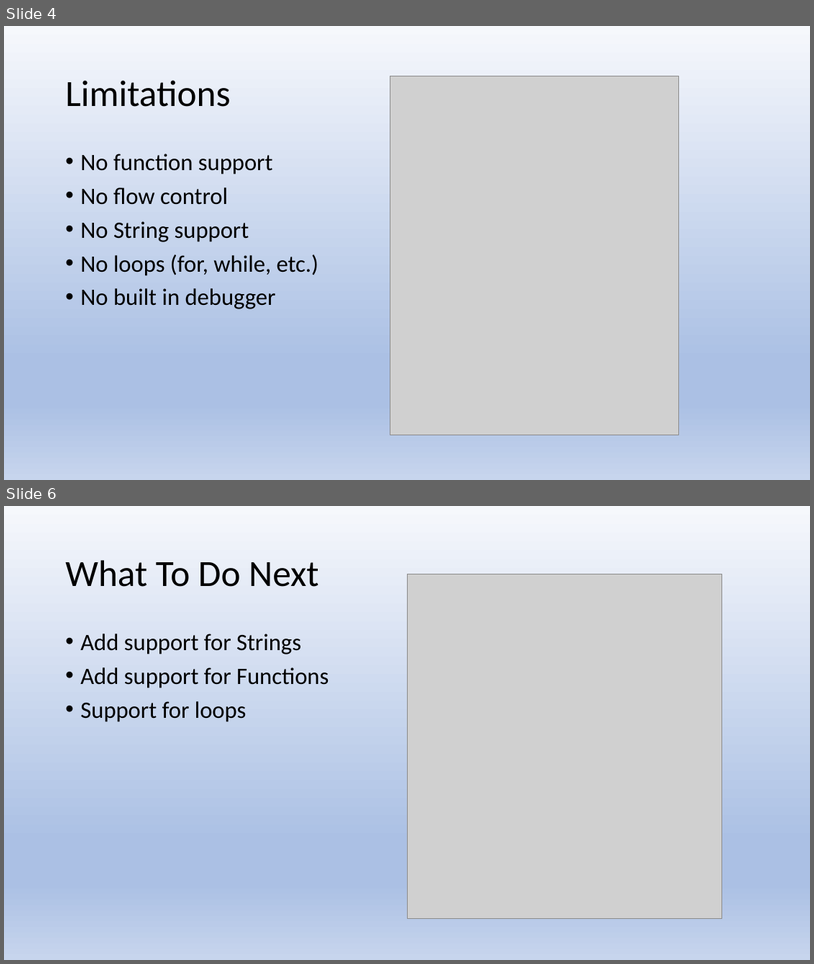
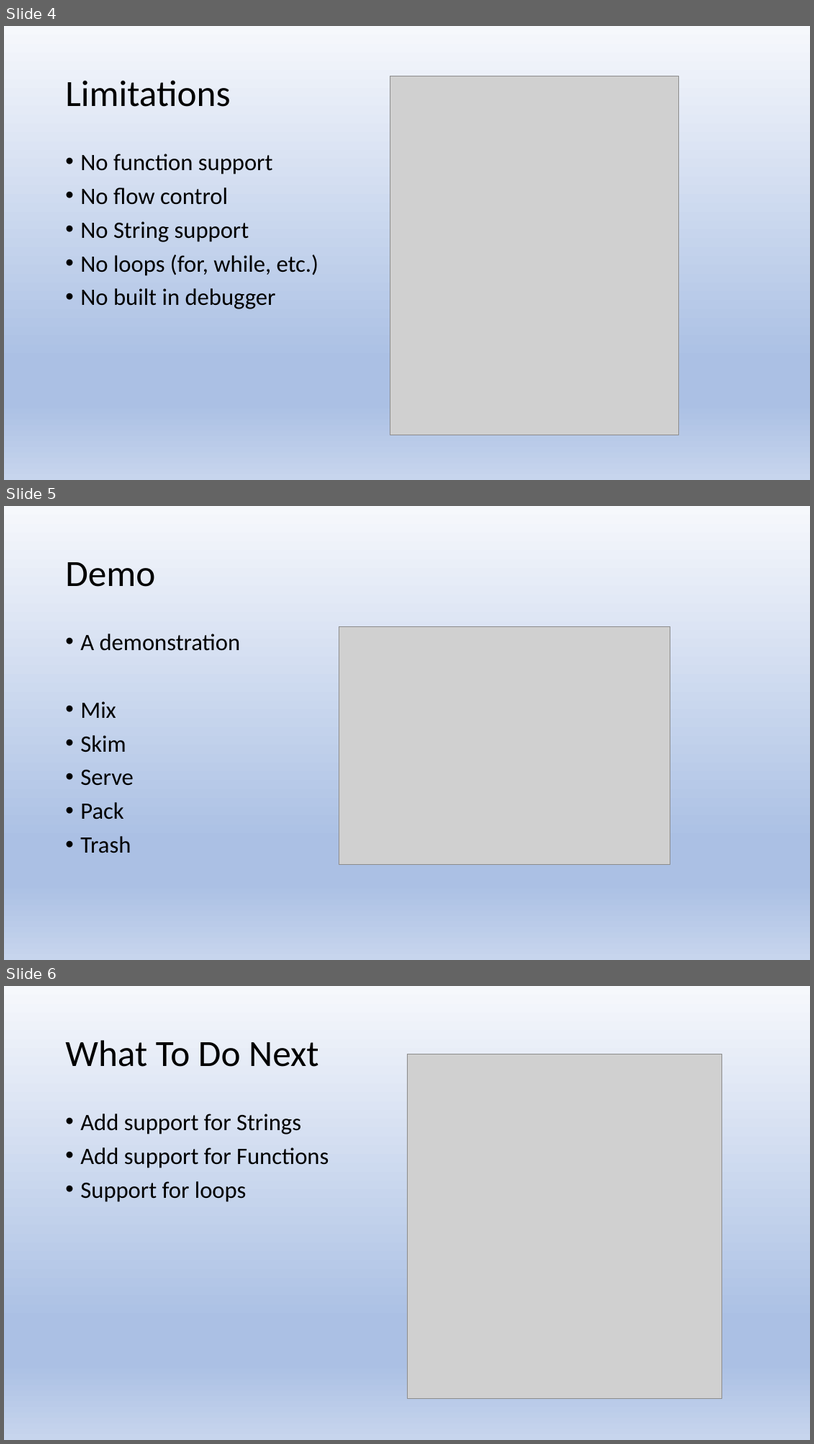
Before and after one commit to jacobacon/ProgLang, a slide deck: docs/Presentation.pptx. Shown one above the other, each under a label of ours: slides 4 and 6 before the commit, slides 4, 5 and 6 after it; the slides between them are not shown. The pictures are 814x964 and 814x1444 pixels, drawn with LibreOffice and Linux fonts; fonts in the diff are those of the drawing; grey boxes stand for pictures. Boxes give left, top, right and bottom in pixels: in the first picture for what was removed or moved away, otherwise in the second. Text is boxed around its words. In the diff, an @@ line names an element or a change of style, - is before the commit and + after.

Commit message:
Add files via upload
Added some to demo slide.

```diff
--- a/docs/Presentation.pptx
+++ b/docs/Presentation.pptx
@@ slide 5 added at box(4, 506, 810, 960), background gradient #F6F8FC to #ABC0E4 to #C7D5ED @@
@@ title added at box(65, 562, 155, 587), 44 pt, text #000000 @@
+Demo
@@ text added at box(80, 633, 241, 853), 28 pt, text #000000 @@
+• A demonstration
+• Mix
+• Skim
+• Serve
+• Pack
+• Trash
@@ picture added at box(339, 627, 671, 865) @@
```
Also in this commit, not shown: 1 slide removed.
